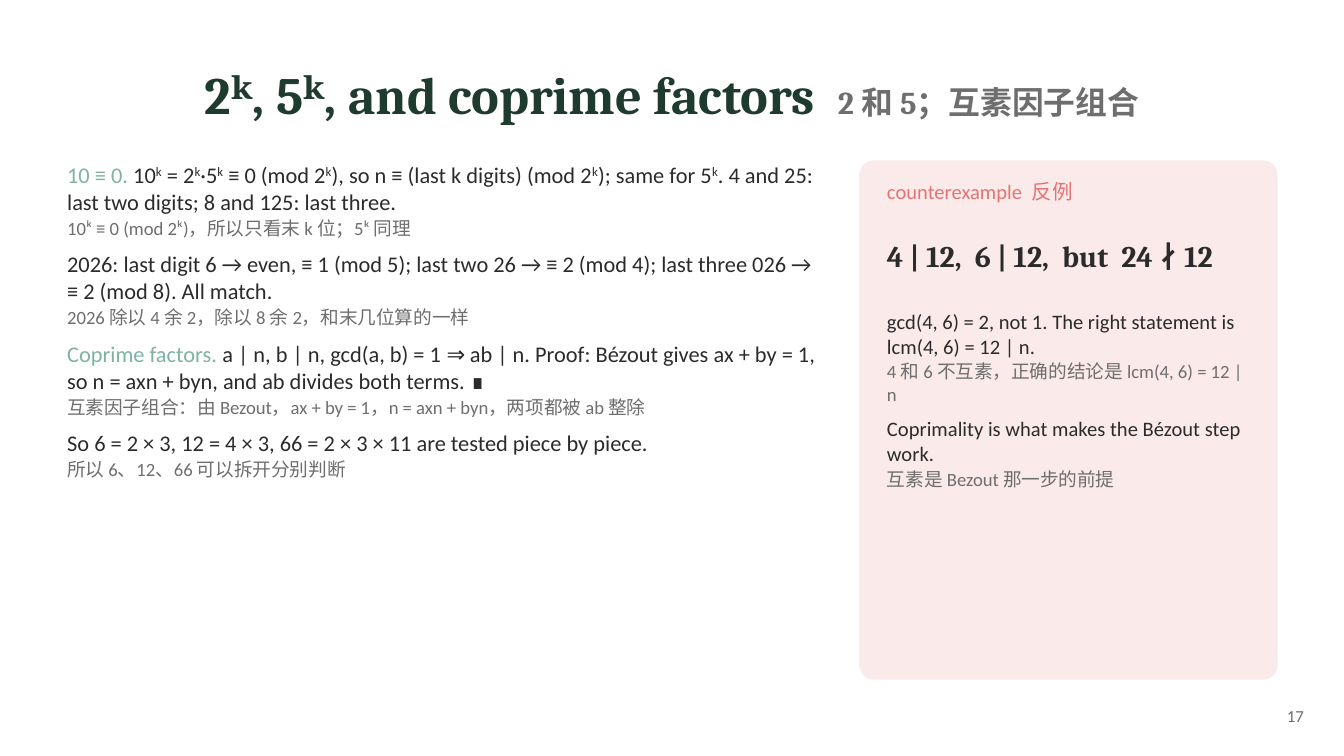
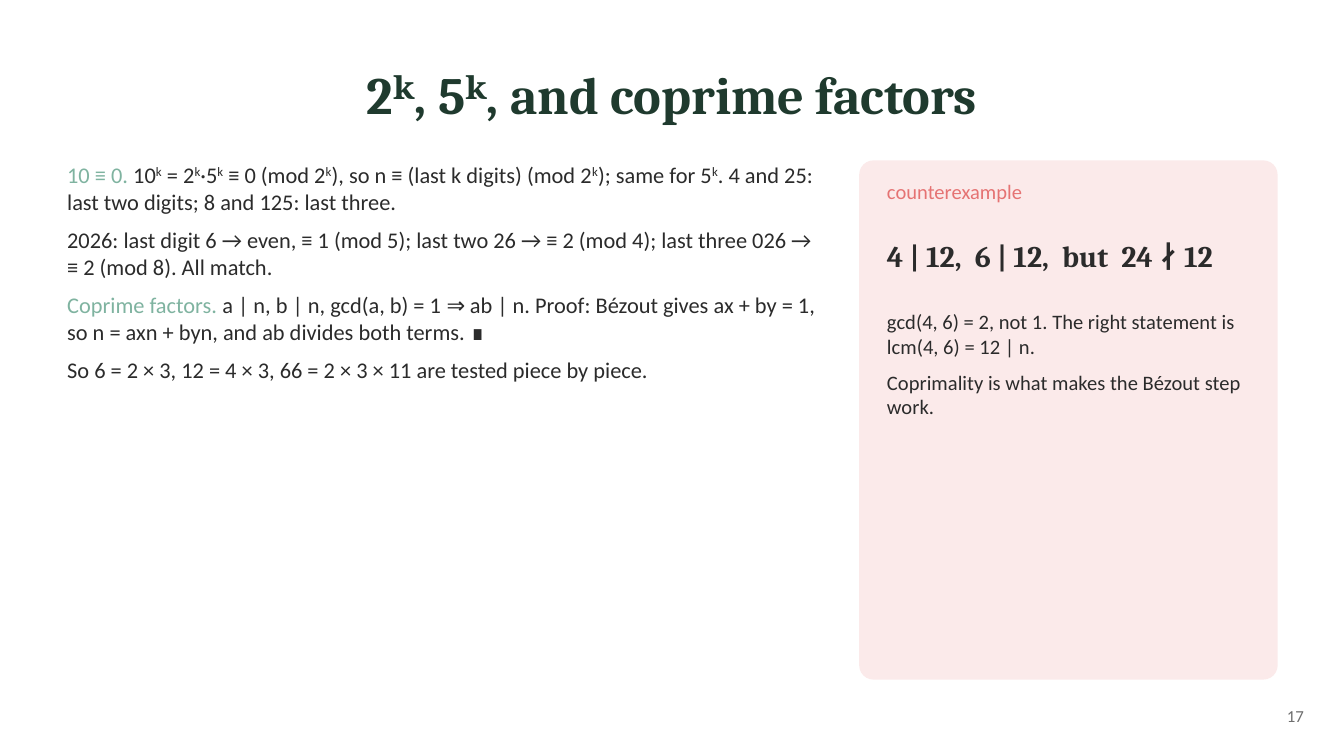
Before and after one commit to ZhihengLi0/math5248, a slide deck: slide 17 of slides/full.pptx. Drawn at 1344x756 pixels with LibreOffice and Linux fonts; fonts in the diff are those of the drawing. Boxes give left, top, right and bottom in pixels: in the first picture for what was removed or moved away, otherwise in the second. Text is boxed around its words. In the diff, an @@ line names an element or a change of style, - is before the commit and + after.

```diff
--- a/slides/full.pptx
+++ b/slides/full.pptx
@@ title at (510,77,977,125): text changed @@
-2ᵏ, 5ᵏ, and coprime factors 2 和 5；互素因子组合
+2ᵏ, 5ᵏ, and coprime factors
@@ text "10 ≡ 0. 10k = ..." at (67,167,815,382): more space between paragraphs; less space between paragraphs @@
@@ text at (887,185,1022,202): text changed @@
-counterexample 反例
+counterexample
@@ text at (67,219,411,238): paragraph removed @@
-10ᵏ ≡ 0 (mod 2ᵏ)，所以只看末 k 位；5ᵏ 同理
@@ text at (67,308,470,326): paragraph removed @@
-2026 除以 4 余 2，除以 8 余 2，和末几位算的一样
@@ text "gcd(4, 6) = 2, not ..." at (887,314,1241,414): more space between paragraphs; less space between paragraphs @@
@@ text at (887,362,1230,401): paragraph removed @@
-4 和 6 不互素，正确的结论是 lcm(4, 6) = 12 | n
@@ text at (67,398,645,417): paragraph removed @@
-互素因子组合：由 Bezout，ax + by = 1，n = axn + byn，两项都被 ab 整除
@@ text at (67,460,346,478): paragraph removed @@
-所以 6、12、66 可以拆开分别判断
@@ text at (887,470,1115,488): paragraph removed @@
-互素是 Bezout 那一步的前提
```
Also in this commit, not shown: 21 other slides changed, 5 other files.
